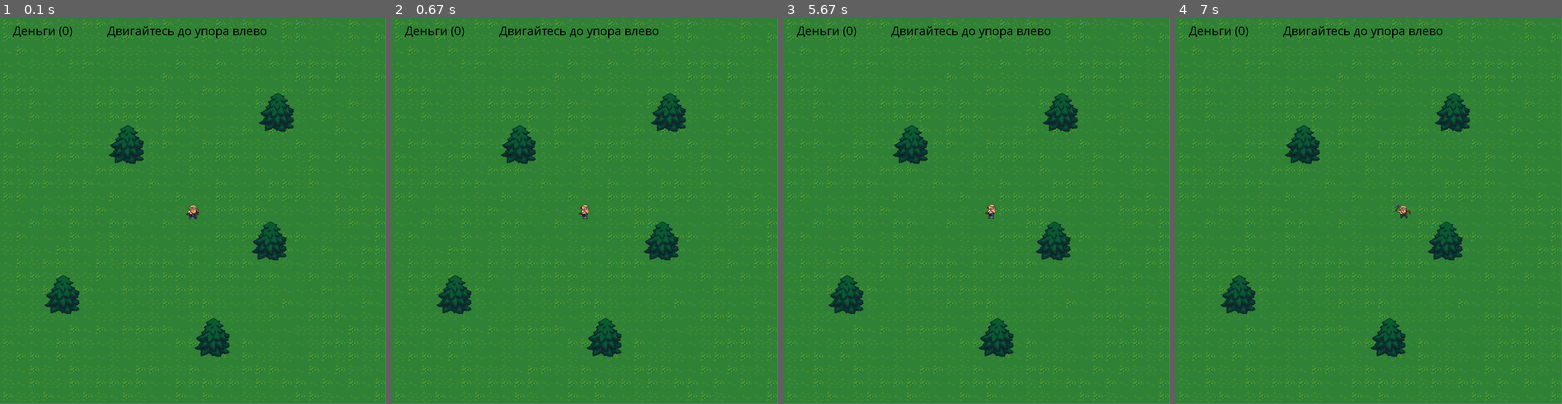
Above: before the commit, frames 1-4 (left to right).
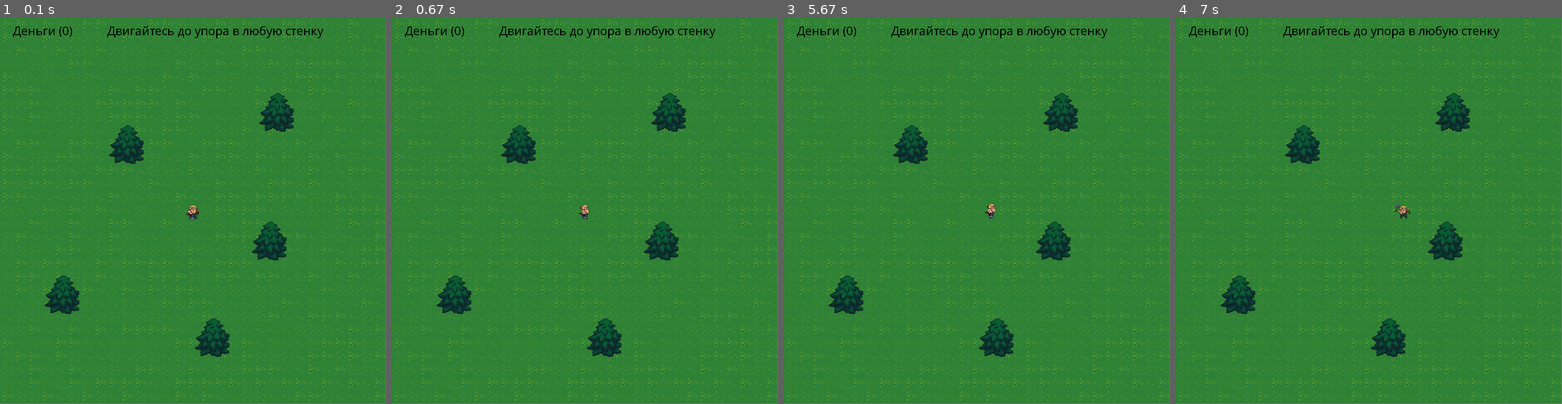
Above: after the commit, the same moments.

Repository: ZikkeyLS/RPG_pygame
Game: pygame game, started from main.py
The game is run twice, just before and just after one commit, with the same random seed, the same clock (stepped at 60 frames per second) and the same inputs.
Inputs:
- Up to frame 1 (0.1 s): no input
- Up to frame 2 (0.67 s): hold Right from 0.33 s (still down)
- Up to frame 3 (5.67 s): release Right at 0.8 s; hold Up 0.83-1.13 s; tap Space at 0.9, 1.23, 1.53, 1.73, 2.03, 2.3, 2.63, 2.93, 3.07, 3.47, 3.77, 4.13, 4.53, 4.83, 5.03, 5.33, 5.53 s; hold Right 1.17-1.63 s; hold Left 1.67-2.2 s; hold Down 2.23-2.53 s; hold Left 2.57-2.97 s; hold Up 3-3.37 s; hold Right 3.4-4.03 s; hold Down 4.07-4.43 s; hold Left 4.47-4.93 s; hold Right 4.97-5.43 s; hold Up from 5.47 s (still down)
- Up to frame 4 (7 s): release Up at 5.77 s; hold Right 5.8-6.27 s; tap Space at 5.87, 6.17, 6.37, 6.67, 6.93 s; hold Left 6.3-6.83 s; hold Down from 6.87 s (still down)

The runs differ from the first frame. In frame 1, 0.1% of the frame differs, in the area x 62-84%, y 2-6%; in frame 2, 0.1%; in frame 3, 0.2%, in the area x 52-84%, y 2-52%; in frame 4, 0.2%.

Commit message:
Minor fixes

Diff:
--- a/animation.py
+++ b/animation.py
@@ -10,6 +10,9 @@
         self.current_frame = 0
 
     def RunFrame(self, entity):
+        entity.image = self.animation_frames[round(self.current_frame)]
+        self.last_frame = round(self.current_frame)
+
         self.current_frame += self.speed
 
         if round(self.current_frame) >= len(self.animation_frames):
@@ -19,6 +22,4 @@
             self.current_frame = len(self.animation_frames - 1)
             return True
 
-        entity.image = self.animation_frames[round(self.current_frame)]
-        self.last_frame = round(self.current_frame)
         return False
--- a/rooms/default_room.py
+++ b/rooms/default_room.py
@@ -28,4 +28,4 @@
 
     def on_update(self):
         super().on_update()
-        self.graphics.render_text("Двигайтесь до упора влево", (250, 10))
+        self.graphics.render_text("Двигайтесь до упора в любую стенку", (250, 10))
